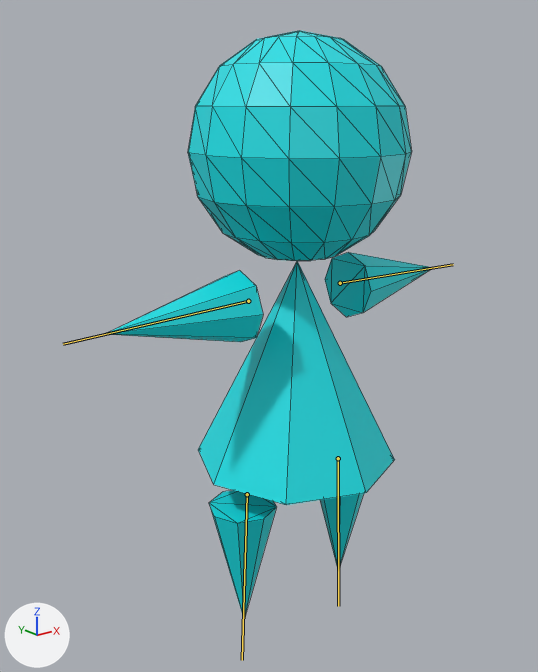
The glTF model gltf/SampleAnime.glb, before and after one commit.
One viewpoint serves both versions: a camera (50 mm lens) standing at (-1.69, -1.95, 1.9) and looking at (-0.07, 0.07, 1.1). Arrows for +X, +Y and +Z are at lower left; the lights stay in place. The bones that change are drawn over the model as lines. Mesh edges are drawn as thin lines.

The first picture shows 'Mob'.
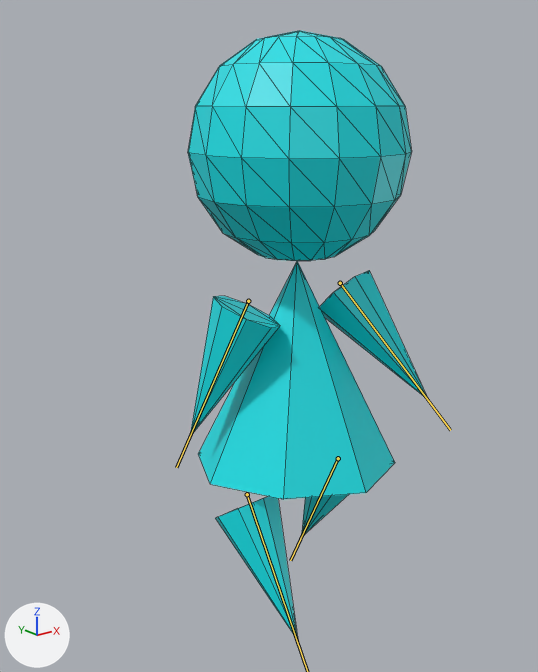
The newer file adds an action. The first version stands in its rest pose; the second is drawn at frame 0 of the action 'Walk'.

Where the change shows, as pixel boxes [x1, y1, x2, y2] in the pictures (538 x 672 px):
'Mob', posed (27% narrower): before [106, 30, 434, 618]; after [188, 30, 428, 641]
bone 'Hand_L', root to tip: before (248, 301) to (63, 344); after (248, 301) to (176, 467)
bone 'Hand_R', root to tip: before (340, 283) to (453, 264); after (340, 283) to (450, 430)
bone 'Leg_R', root to tip: before (338, 458) to (338, 606); after (338, 458) to (290, 560)

What the commit changed:
Bone 'Hand_L' (bone_hand_l) turns from (0, 0, 0) to (-13, -8, 70) degrees about its own x, y and z.
Bone 'Hand_R' (bone_hand_r) turns from (0, 0, 0) to (44, 5, -70) degrees about its own x, y and z.
Bone 'Leg_R' (bone_leg_r) turns from (0, 0, 0) to (-1, -3, 26) degrees about its own x, y and z.
Bone 'Leg_L' (bone_leg_l) turns from (0, 0, 0) to (1, 2, 36) degrees about its own x, y and z.
